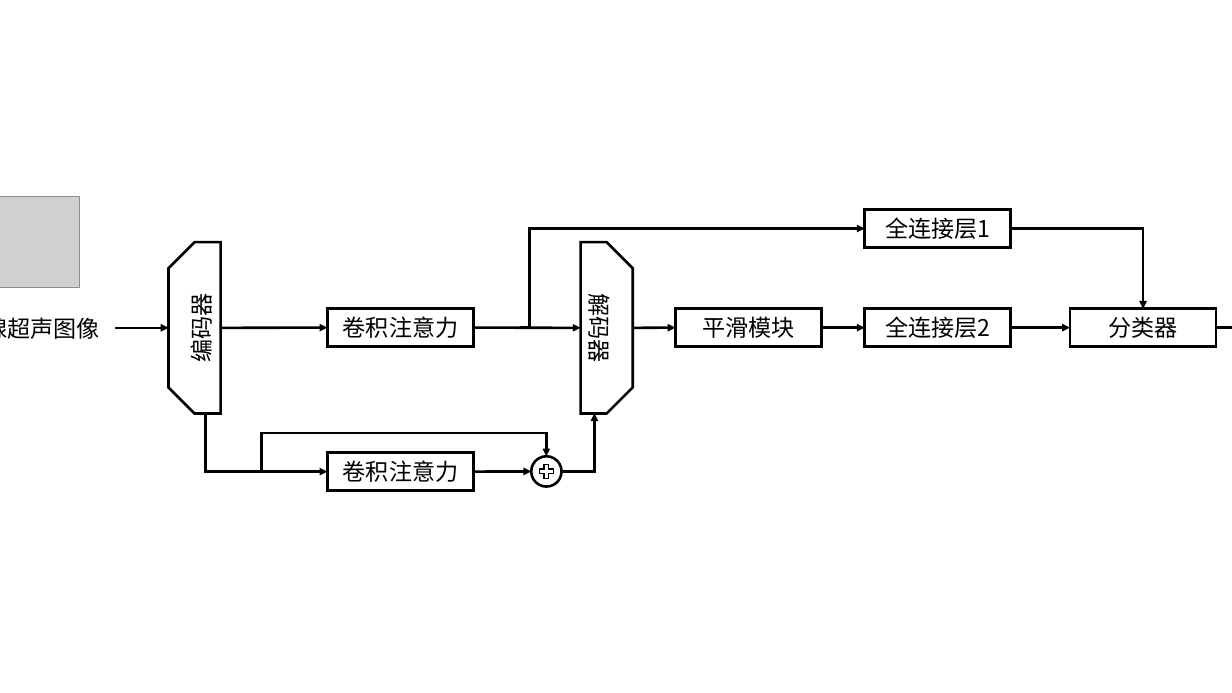
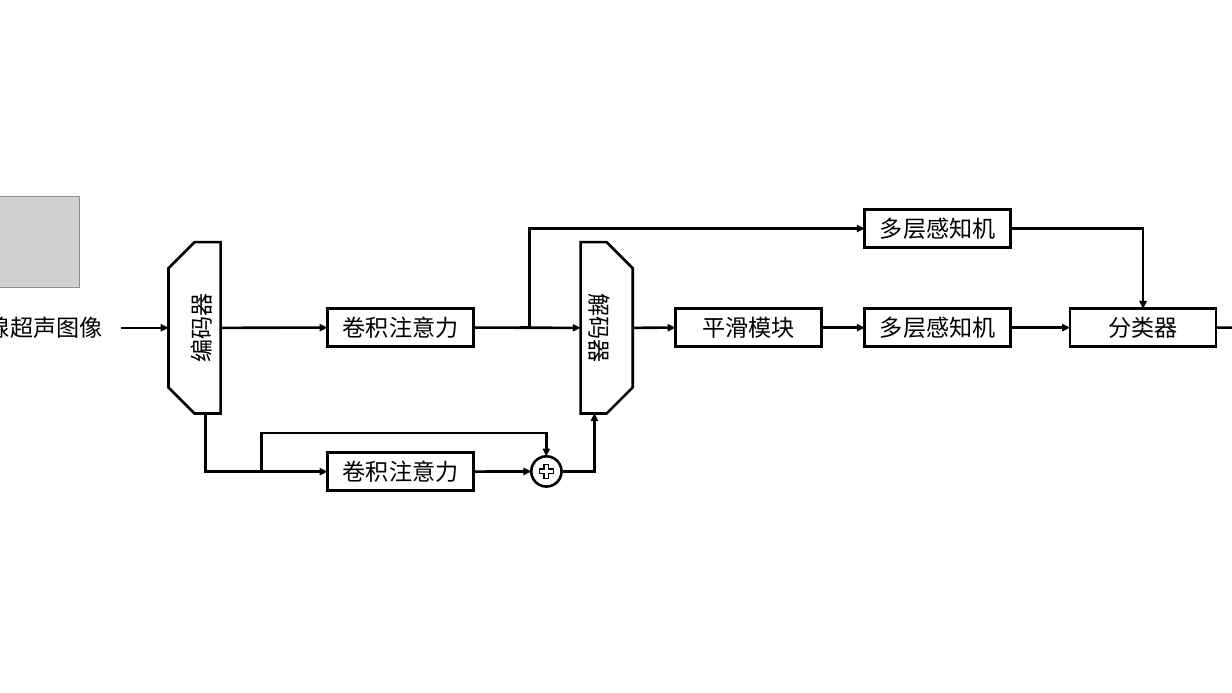
Before and after one commit to ZHY109/Patent1---Breast-Cancer-Ultrasound-Image-Assisted-Diagnosis-System, a slide deck: slide 3 of New Microsoft PowerPoint Presentation.pptx. Drawn at 1232x693 pixels with LibreOffice and Linux fonts; fonts in the diff are those of the drawing; grey boxes stand for pictures. Boxes give left, top, right and bottom in pixels: in the first picture for what was removed or moved away, otherwise in the second. Text is boxed around its words. In the diff, an @@ line names an element or a change of style, - is before the commit and + after.

```diff
--- a/New Microsoft PowerPoint Presentation.pptx
+++ b/New Microsoft PowerPoint Presentation.pptx
@@ text in rectangle at (880, 217, 995, 239): text changed @@
-全连接层1
+多层感知机
@@ text "乳腺超声图像" at (0, 316, 102, 338): vertical alignment middle to top @@
@@ arrow moved from (116, 328) - (168, 328) to (121, 328) - (168, 328) @@
@@ text in rectangle at (880, 316, 995, 338): text changed @@
-全连接层2
+多层感知机
```
Also in this commit, not shown: 3 other slides changed, 7 other files.
